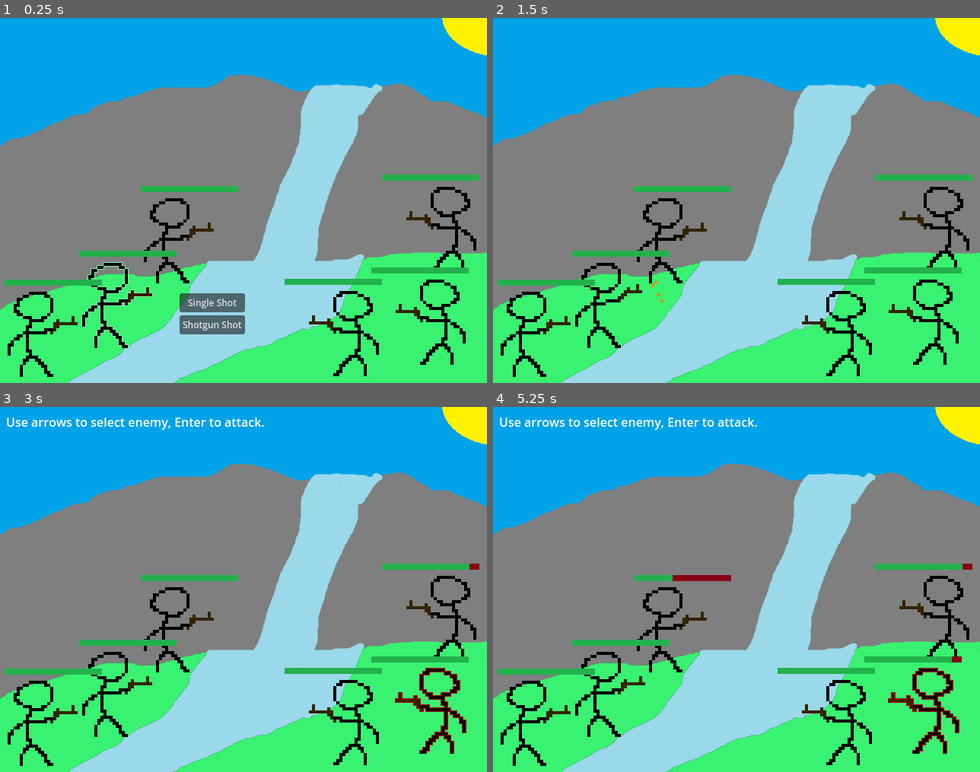
Above: before the commit, frames 1-4 (two rows, left to right).
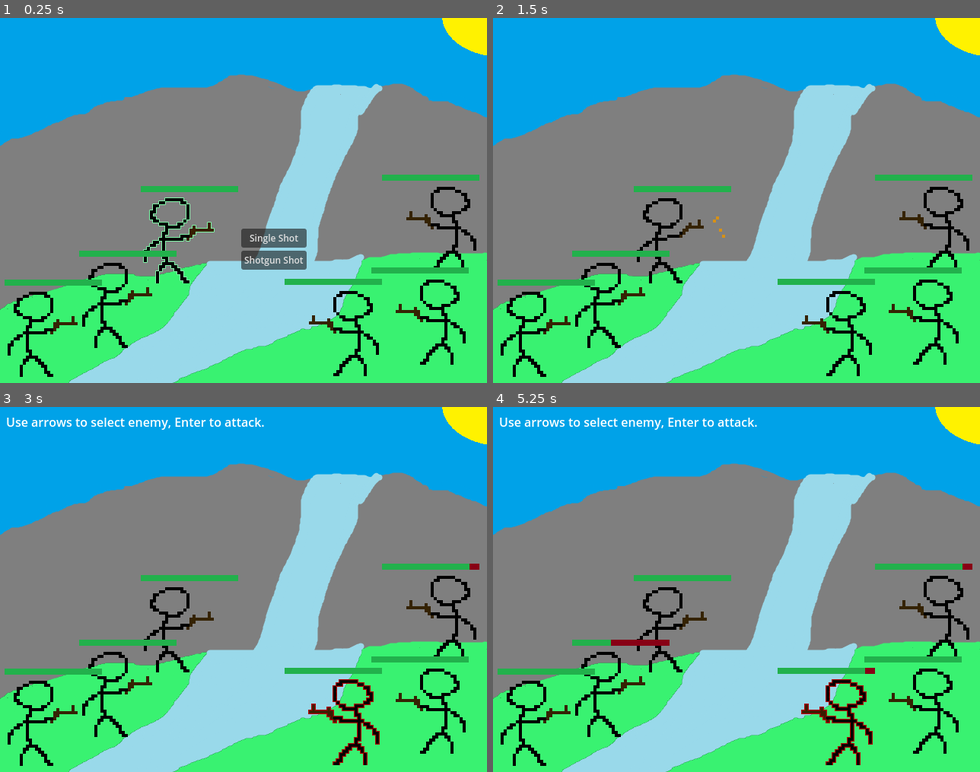
Above: after the commit, the same moments.

Repository: TOO-Nurmak-Studios/posvaga-rpg
Game: Godot game, scene res://battle_scene/battle_field.tscn
Same seed, same stepped clock (60 frames per second), same inputs: the game is played once before the commit and once after it.
Inputs:
- Up to frame 1 (0.25 s): no input
- Up to frame 2 (1.5 s): click "Single Shot" at 0.5 s; tap Enter (debug_action_1) at 1.25 s; hold Right (ui_right) from 1.28 s (still down); tap Down (select_next) at 1.35 s
- Up to frame 3 (3 s): release Right (ui_right) at 2 s; click "Single Shot" at 2 s; tap Space at 2.75 s; hold Left (ui_left) from 2.78 s (still down); tap Up (select_prev) at 2.85 s
- Up to frame 4 (5.25 s): tap Enter (debug_action_1) at 3.5 s; release Left (ui_left) at 3.53 s; hold Right (ui_right) 3.53-5 s; tap Down (select_next) at 3.6 s; tap Up (select_prev) at 4.35 s; click "Single Shot" at 5 s

The runs differ from the first frame. In frame 1, 3.3% of the frame differs, in the area x 16-63%, y 49-91%; in frame 2, 0.3%; in frame 3, 1.1%; in frame 4, 1.6%.

Commit message:
Quick fix to battle freezing in random moments

Diff:
--- a/battle_scene/BattleManager.gd
+++ b/battle_scene/BattleManager.gd
@@ -26,6 +26,7 @@
 
 	EventBus.attack_landed.connect(_on_attack_land)
 	EventBus.battle_scene_fully_ready.connect(next_move)
+	print(all_characters.map(func(x): return x.char_name))
 	pass
 
 func next_move():
@@ -56,7 +57,7 @@
 			EventBus.emit_battle_scene_end()
 			return
 		select_manager.mark_selected_player_moved()
-		if select_manager.player_moves_left() == 0:
+		if select_manager.player_moves_left() <= 0:
 			select_manager.reset_player_moves()
 		else:
 			select_manager.select(SelectManager.Select.NEXT, true)
@@ -65,4 +66,6 @@
 		if players_left == 0:
 			EventBus.emit_battle_scene_end()
 			return
+		if select_manager.player_moves_left() <= 0:
+			select_manager.reset_player_moves()
 	next_move()
--- a/battle_scene/SelectManager.gd
+++ b/battle_scene/SelectManager.gd
@@ -75,10 +75,12 @@
 	while true:
 		# i need do..while but gdscript does not support it :D
 		# increment index of selected char
-		selected_char_index[char_type] += 1
+		selected_char_index[char_type] += modifier
 		# loop char array
 		if selected_char_index[char_type] >= chars[char_type].size():
 			selected_char_index[char_type] = 0
+		if selected_char_index[char_type] < 0:
+			selected_char_index[char_type] = chars[char_type].size() - 1
 		if force || !moved_chars.get(char_type).has(chars.get(char_type)[selected_char_index[char_type]]):
 			break
 
@@ -139,6 +141,9 @@
 func reset_player_moves():
 	moved_chars.get(CharType.PLAYER).clear()
 
+func reset_enemy_moves():
+	moved_chars.get(CharType.ENEMY).clear()
+
 func player_amount() -> int:
 	return players().size()
 
--- a/battle_scene/battle_field.tscn
+++ b/battle_scene/battle_field.tscn
@@ -25,13 +25,13 @@
 position = Vector2(438, 407)
 char_name = "Enemy2"
 
+[node name="Player3" parent="." groups=["player"] instance=ExtResource("2_eg6e8")]
+position = Vector2(249, 285)
+char_name = "Player3"
+
 [node name="Player" parent="." groups=["player"] instance=ExtResource("2_eg6e8")]
 position = Vector2(168, 370)
 char_name = "Player1"
-
-[node name="Player3" parent="." groups=["player"] instance=ExtResource("2_eg6e8")]
-position = Vector2(249, 285)
-char_name = "Player3"
 
 [node name="Player2" parent="." groups=["player"] instance=ExtResource("2_eg6e8")]
 position = Vector2(70, 408)
